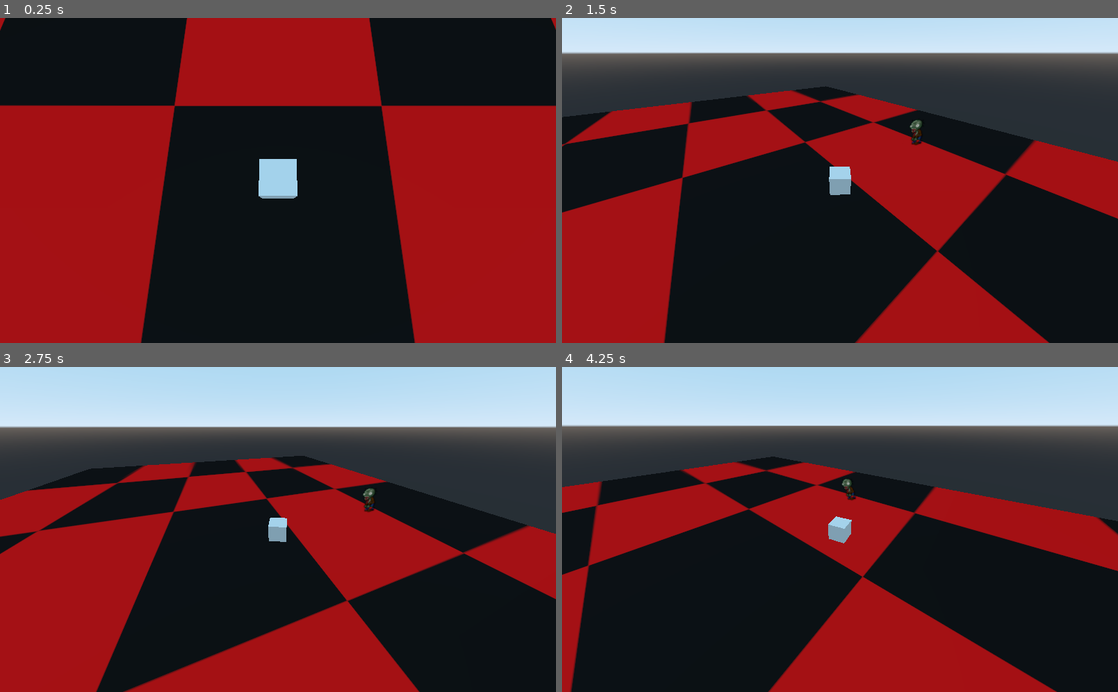
Above: before the commit, frames 1-4 (two rows, left to right).
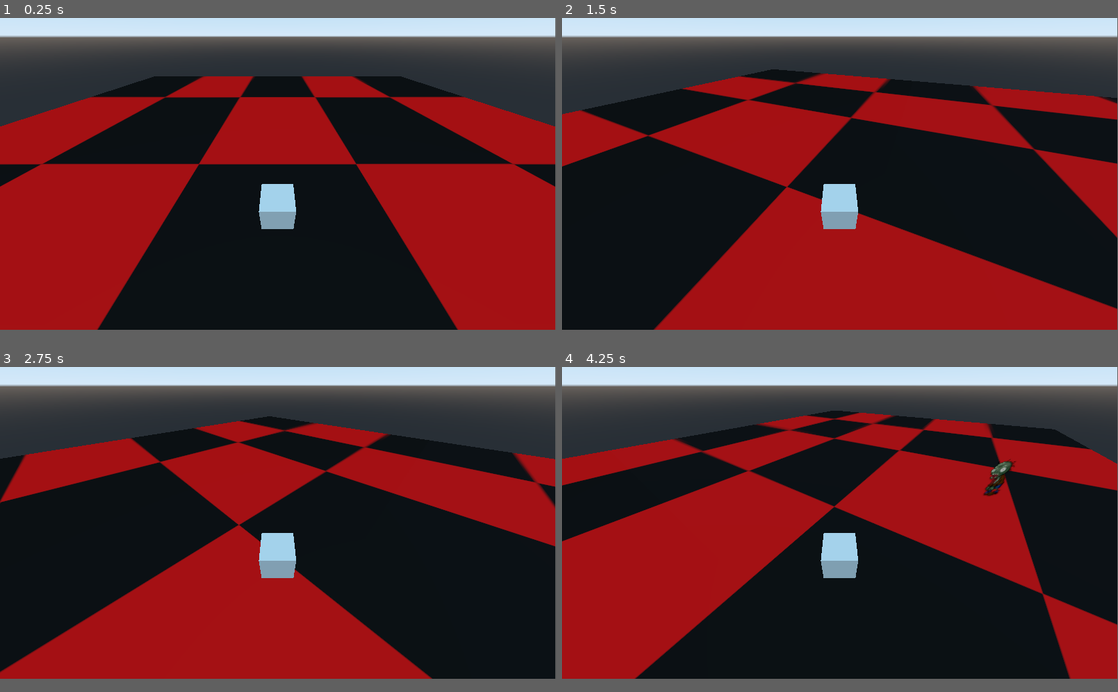
Above: after the commit, the same moments.

Repository: Aravind-Sundararajan/DOZER
Game: Godot game, scene res://scenes/Arena/Arena.tscn
The game is run twice, just before and just after one commit, with the same random seed, the same clock (stepped at 60 frames per second) and the same inputs. Sound files missing from this copy of the repository are replaced by a short silence.
Inputs (mouse positions are in pixels of both pictures, inside the frame that each line leads up to):
- Up to frame 1 (0.25 s): no input
- Up to frame 2 (1.5 s): move the mouse to (962, 164) at 0.52 s; click (962, 164) at 0.6 s; move the mouse to (728, 196) at 1.27 s; click (728, 196) at 1.35 s
- Up to frame 3 (2.75 s): move the mouse to (333, 458) at 2.02 s; click (333, 458) at 2.1 s
- Up to frame 4 (4.25 s): move the mouse to (812, 594) at 2.77 s; click (812, 594) at 2.85 s; move the mouse to (1006, 578) at 3.52 s; click (1006, 578) at 3.6 s
The window is 800x468 before the commit and 799x449 after it. Grey fills any space a smaller window leaves; there, only what the larger window draws over its background counts as a difference.

The runs differ from the first frame. In frame 1, 41% of the frame differs, in the area x 0-100%, y 0-100%; in frame 2, 59%; in frame 3, 66%; in frame 4, 67%.

Commit message:
Commented out camera shake

Diff:
--- a/project.godot
+++ b/project.godot
@@ -14,6 +14,12 @@
 run/main_scene="res://scenes/Arena/Arena.tscn"
 config/icon="res://icon.png"
 
+[display]
+
+window/size/test_width=1920
+window/size/test_height=1080
+window/dpi/allow_hidpi=true
+
 [input]
 
 Move={
--- a/scenes/Arena/Tankdozer.gd
+++ b/scenes/Arena/Tankdozer.gd
@@ -51,6 +51,7 @@
 		print(collision.collider)
 
 		if collision.collider.has_method("die"):
+			$Camera.shakeStart()
 			collision.collider.die()
 
 	# var mouse_position = get_viewport().get_mouse_position() - get_viewport().get_visible_rect().size / 2
--- a/scenes/Arena/TruckCamera.gd
+++ b/scenes/Arena/TruckCamera.gd
@@ -30,14 +30,14 @@
 
 # called when an input is detected
 func _input (event):
-
+	pass
 	# did the mouse move?
-	if event is InputEventMouseMotion:
-		mouseDelta = event.position - viewport.size/2
+	#if event is InputEventMouseMotion:
+	#	mouseDelta = event.position - viewport.size/2
 
 	#did you press the mb_left?
-	if event is InputEventMouseButton:
-		shakeStart()
+	#if event is InputEventMouseButton:
+	#	shakeStart()
 
 func shakeStart():
 	shakeAmount = rng.randf_range(shakeMin, shakeMax)
@@ -62,8 +62,8 @@
 
 	shake(t)
 
-	var aim = player.get_global_transform().basis
-	panTo = panTo.linear_interpolate(aim.z,camSpeed)
-	camTo = camTo.linear_interpolate(player.transform.origin,camSpeed)
-	transform.origin = camTo + panTo * camera_dist  + camera_height
-	look_at_from_position(transform.origin,player.transform.origin,Vector3(0,1,0)) # + shakeAmount*Vector3(shakeX,shakeY,shakeZ)
+	#var aim = player.get_global_transform().basis
+	#panTo = panTo.linear_interpolate(aim.z,camSpeed)
+	#camTo = camTo.linear_interpolate(player.transform.origin,camSpeed)
+	#transform.origin = camTo + panTo * camera_dist  + camera_height
+	#look_at_from_position(transform.origin,player.transform.origin,Vector3(0,1,0)) # + shakeAmount*Vector3(shakeX,shakeY,shakeZ)
